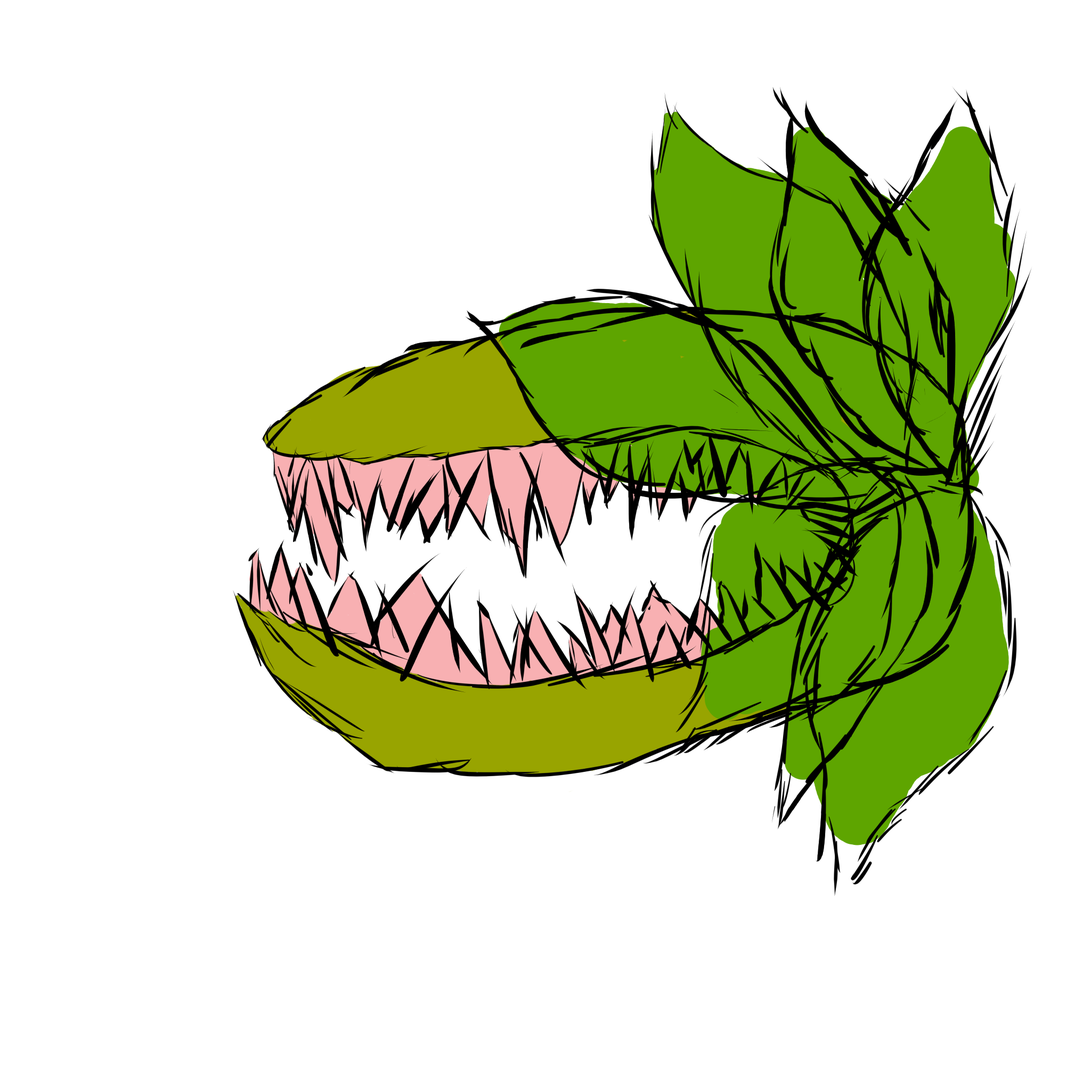
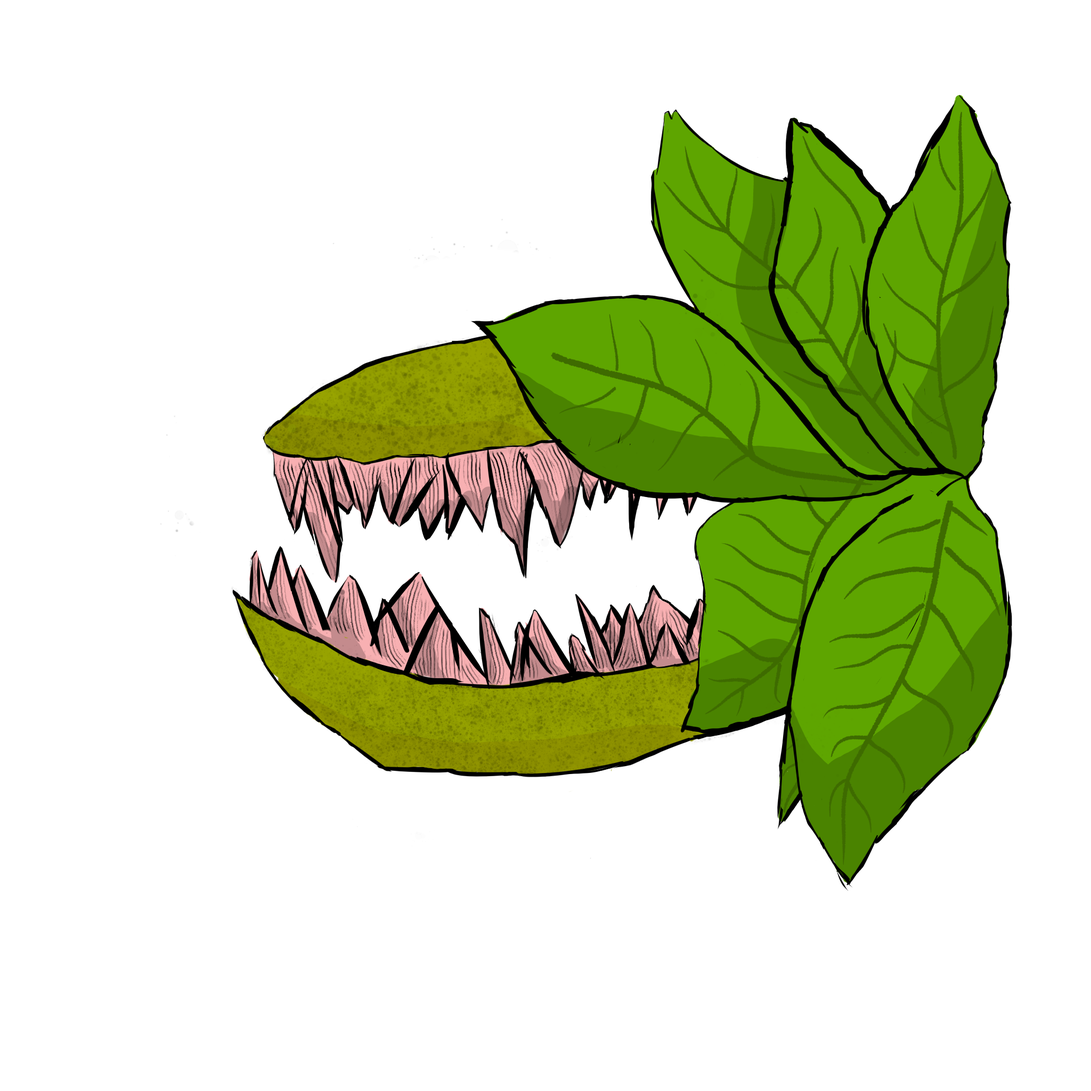
Layers edited between the first and the second 1091px x 1091px image:
painted on "leaves around" over [443, 86, 1033, 897]
painted on "teeth" over [238, 272, 1024, 897]
painted on "face" over [230, 170, 1024, 897]
added layer "leaves around effect" above "face effect" over [545, 102, 1024, 887]
added layer "face effect" (60%) above "teeth effect" over [159, 204, 887, 897]
added layer "teeth effect" above "leaves around color" over [159, 204, 990, 897]
painted on "leaves around color" over [477, 86, 1033, 897]
painted on "face color" over [230, 272, 1024, 819]
painted on "teeth color" over [230, 375, 887, 751]
